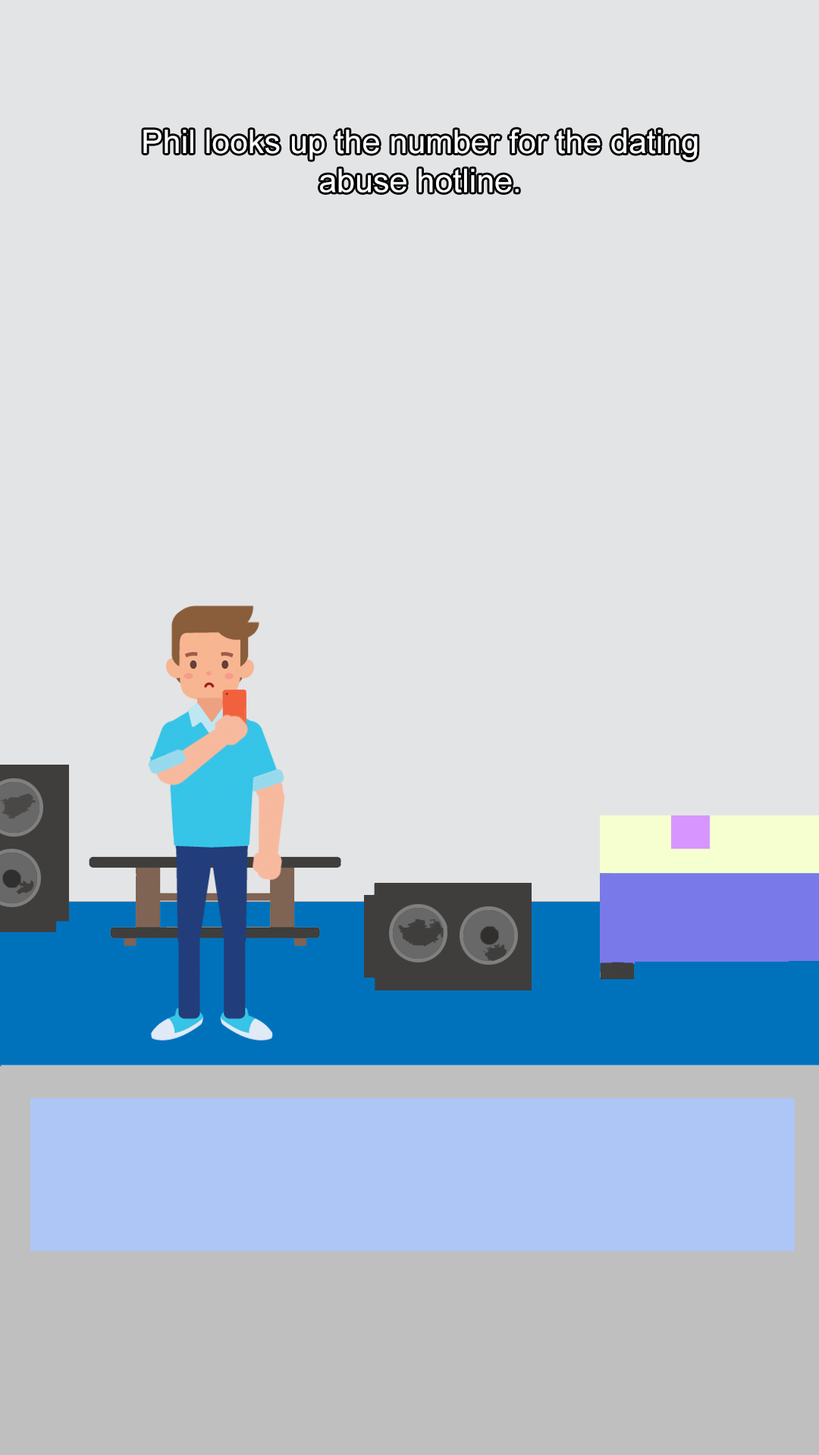
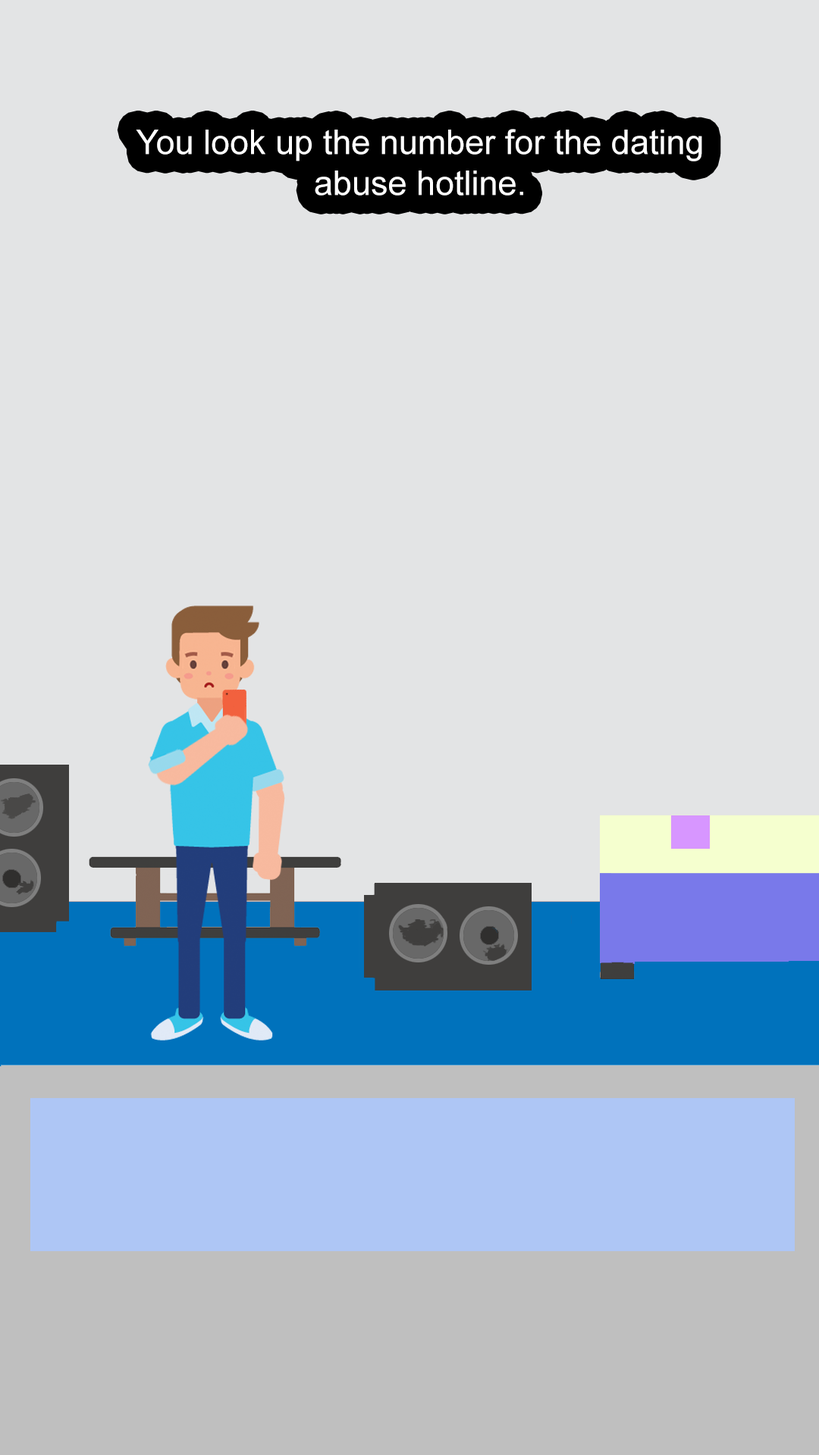
Comparing the layer stacks of the two w=819, h=1455 images. Changes:
renamed "Phil looks up the number for the dating abuse hotline." to "You look up the number for the dating abuse hotline.", painted on it over (x1=135, y1=128, x2=702, y2=196)
